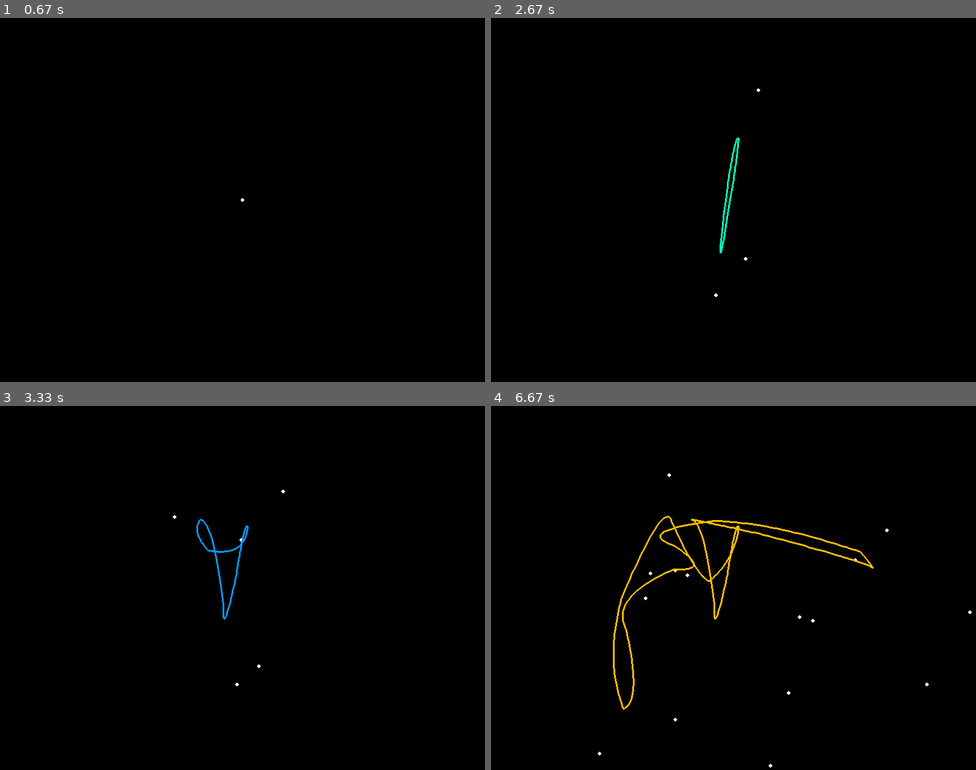
Above: before the commit, frames 1-4 (two rows, left to right).
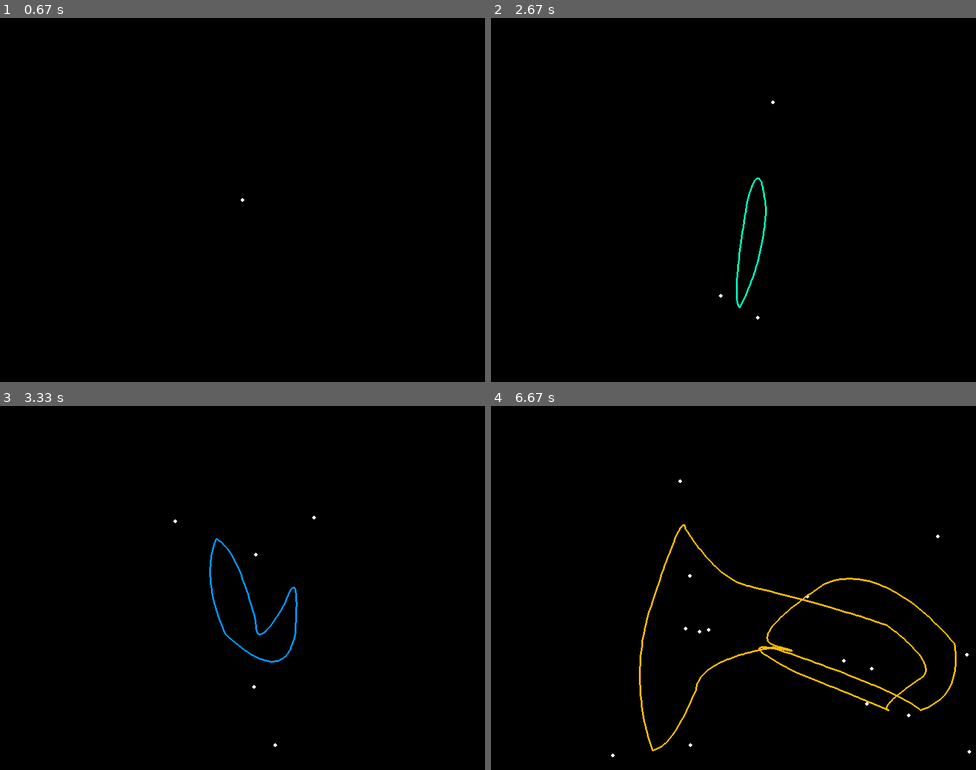
Above: after the commit, the same moments.

Repository: KonstantinSKY/python_lab
Game: pygame game, started from saver/saver.py
The game is run twice, just before and just after one commit, with the same random seed, the same clock (stepped at 60 frames per second) and the same inputs.
Inputs (mouse positions are in pixels of both pictures, inside the frame that each line leads up to):
- Up to frame 1 (0.67 s): click (242, 200) at 0.38 s
- Up to frame 2 (2.67 s): tap P at 0.67 s; hold F1 1-1.47 s; hold F1 1.5-1.97 s; click (743, 76) at 2.05 s; click (709, 294) at 2.38 s
- Up to frame 3 (3.33 s): click (227, 526) at 2.72 s; click (174, 511) at 3.05 s
- Up to frame 4 (6.67 s): click (859, 555) at 3.38 s; click (883, 580) at 3.72 s; click (835, 522) at 4.05 s; click (592, 518) at 4.38 s; click (752, 573) at 4.72 s; click (592, 566) at 5.05 s; click (660, 693) at 5.38 s; click (588, 722) at 5.72 s; click (655, 471) at 6.05 s; click (685, 573) at 6.38 s

Frame 1 is identical in both runs. In frame 2, 0.5% of the frame differs, in the area x 46-59%, y 19-83%; in frame 3, 0.7%; in frame 4, 2.6%, in the area x 22-100%, y 18-100%.

Commit message:
2 step for refactoring saver

Diff:
--- a/account/solution.py
+++ b/account/solution.py
@@ -15,3 +15,6 @@
 
     def __init__(self, commission):
         self.commission = commission
+
+
+print(Account(12).)
--- a/saver/saver.py
+++ b/saver/saver.py
@@ -4,6 +4,9 @@
 import pygame
 import random
 import math
+from datetime import datetime
+import time
+from time import sleep
 
 SCREEN_DIM = (800, 600)
 
@@ -11,57 +14,119 @@
 class Vec2d:
     def __init__(self, point):
         self.point = list(point)
+        self.x = self.point[0]
+        self.y = self.point[1]
 
     def __add__(self, other):
         return Vec2d((self.point[0] + other.point[0], self.point[1] + other.point[1]))
 
-
-class Point:
-    points_new = []
+    def __mul__(self, other):
+        return Vec2d((self.point[0] * other, self.point[1] * other))
+
+    def int_pair(self):
+        return self.x, self.y
+
+
+class Point(Vec2d):
+    points = []
     diameter = 3
     color = (255, 255, 255)
 
     def __init__(self, point):
-        self.point = Vec2d(point)
-        self.speed = Vec2d((random.random(), random.random()))
-        self.x = self.point.point[0]
-        self.y = self.point.point[1]
-        Point.points_new.append(self)
-        print(Point.points_new)
+        super().__init__(point)
+        self.speed = Vec2d((random.random() * 2, random.random() * 2))
+        print(type(self.int_pair()))
+        Point.points.append(self)
+
+
+    def change_add(self, other):
+        self.x += other.x
+        self.y += other.y
+        self.point = [self.x, self.y]
 
     def set(self):
-        self.point += self.speed
-        self.x = self.point.point[0]
-        self.y = self.point.point[1]
-
+        self.change_add(self.speed)
         if self.x > SCREEN_DIM[0] or self.x < 0:
-            self.speed.point[0] *= -1
+            self.speed.x *= -1
         if self.y > SCREEN_DIM[1] or self.y < 0:
-            self.speed.point[1] *= -1
+            self.speed.y *= -1
 
     @classmethod
     def set_points(cls):
         """функция перерасчета координат опорных точек"""
-        [point.set() for point in cls.points_new]
+        [point.set() for point in cls.points]
 
     @classmethod
     def draw_points(cls, display_obj):
-        for point in cls.points_new:
+        for point in cls.points:
             pygame.draw.circle(display_obj, cls.color, (int(point.x), int(point.y)), cls.diameter)
 
 
-# class Polyline:
-#
-#     def __int__(self, point_1, point_2):
-#         pass
-#
-#     @classmethod
-#     def draw_lines(cls, display_obj):
-#         for point in cls.points_new:
-#             pygame.draw.circle(display_obj, cls.color, (int(point.x_point), int(point.y_point)), cls.diameter)
-
-
-# =======================================================================================
+    @classmethod
+    def get_points_list(cls):
+        return [(point.x, point.y) for point in cls.points]
+
+
+class Polyline:
+    width = 3
+    color = (255, 255, 255)
+
+    def __init__(self):
+        self.points = []
+
+
+    def draw_lines(self, display_obj):
+        pts = self.points
+
+        for idx in range(-1, len(pts) - 1):
+            pygame.draw.line(display_obj, color, (int(pts[idx].x), int(pts[idx].y)),
+                             (int(pts[idx + 1].x), int(pts[idx + 1].y)), Polyline.width)
+
+
+class Knot(Polyline):
+    steps = 35
+    alpha = 1 / steps
+
+    def __init__(self):
+        super().__init__()
+        self.smooth_points = []
+
+    def _get_point(self, alpha, deg=None):
+
+        if deg is None:
+            deg = len(self.smooth_points) - 1
+        if deg == 0:
+            return self.smooth_points[0]
+
+        return (self.smooth_points[deg] * alpha) + (self._get_point(alpha, deg - 1) * (1 - alpha))
+
+    def _get_points(self):
+        start_time = datetime.now()
+        res = []
+
+        for i in range(Knot.steps):
+            res.append(self._get_point(i * Knot.alpha))
+        print("_get_points", datetime.now() - start_time)
+        return res
+
+    def get_knot(self, b_p):
+        print("points: ", len(b_p))
+        start_time = datetime.now()
+
+        self.points = []
+
+        if len(b_p) < 3:
+            return
+
+        for idx in range(-2, len(b_p) - 2):
+            self.smooth_points = [(b_p[idx] + b_p[idx+1]) * 0.5, b_p[idx+1], (b_p[idx+1] + b_p[idx+2]) * 0.5]
+            self.points.extend(self._get_points())
+
+        print("Full knot", datetime.now() - start_time)
+
+
+
+# ===========1============================================================================
 # Функции для работы с векторами
 # =======================================================================================
 
@@ -134,34 +199,36 @@
 # =======================================================================================
 # Функции, отвечающие за расчет сглаживания ломаной
 # =======================================================================================
-def get_point(points, alpha, deg=None):
-    if deg is None:
-        deg = len(points) - 1
-    if deg == 0:
-        return points[0]
-    return add(mul(points[deg], alpha), mul(get_point(points, alpha, deg - 1), 1 - alpha))
-
-
-def get_points(base_points, count):
-    alpha = 1 / count
-    res = []
-    for i in range(count):
-        res.append(get_point(base_points, i * alpha))
-    return res
-
-
-def get_knot(points, count):
-    if len(points) < 3:
-        return []
-    res = []
-    for i in range(-2, len(points) - 2):
-        ptn = []
-        ptn.append(mul(add(points[i], points[i + 1]), 0.5))
-        ptn.append(points[i + 1])
-        ptn.append(mul(add(points[i + 1], points[i + 2]), 0.5))
-
-        res.extend(get_points(ptn, count))
-    return res
+# def get_point(points, alpha, deg=None):
+#     if deg is None:
+#         deg = len(points) - 1
+#     if deg == 0:
+#         return points[0]
+#     return add(mul(points[deg], alpha), mul(get_point(points, alpha, deg - 1), 1 - alpha))
+#
+#
+# def get_points(base_points, count):
+#     alpha = 1 / count
+#     res = []
+#     for i in range(count):
+#         res.append(get_point(base_points, i * alpha))
+#     return res
+
+
+# def get_knot(points, count):
+#     if len(points) < 3:
+#         return []
+#     res = []
+#     #print(points)
+#     for i in range(-2, len(points) - 2):
+#         ptn = []
+#         ptn.append(mul(add(points[i], points[i + 1]), 0.5))
+#         ptn.append(points[i + 1])
+#         ptn.append(mul(add(points[i + 1], points[i + 2]), 0.5))
+#        # print(ptn)
+#         # sleep(1)
+#         res.extend(get_points(ptn, count))
+#     return res
 
 
 # def set_points(points, speeds):
@@ -191,8 +258,9 @@
 
     hue = 0
     color = pygame.Color(0)
-
+    K = Knot()
     while working:
+
         for event in pygame.event.get():
             if event.type == pygame.QUIT:
                 working = False
@@ -212,23 +280,29 @@
                     steps -= 1 if steps > 1 else 0
 
             if event.type == pygame.MOUSEBUTTONDOWN:
-                points.append(event.pos)
-                # print(event.pos)
-                #speeds.append((random.random() * 2, random.random() * 2))
-
+                gameDisplay.fill((0, 0, 0))
                 Point(event.pos)
-                #print(Vec2d.points_new)
-
-        gameDisplay.fill((0, 0, 0))
-        hue = (hue + 1) % 360
-        color.hsla = (hue, 100, 50, 100)
+                Point.draw_points(gameDisplay)
+                K.get_knot(Point.points)
+                Point.draw_points(gameDisplay)
+
+        if pause:
+            hue = (hue + 1) % 360
+            color.hsla = (hue, 100, 50, 100)
+            K.draw_lines(gameDisplay)
         # draw_points(points)
-        Point.draw_points(gameDisplay)
-
-        draw_points(get_knot(points, steps), "line", 3, color)
+      #  Point.draw_points(gameDisplay)
+      #  K.draw_lines(gameDisplay)
+        # draw_points(get_knot(Point.get_points_list(), steps), "line", 3, color)
         if not pause:
-            # set_points(points, speeds)  # перерисовываем точки
+            gameDisplay.fill((0, 0, 0))
+            hue = (hue + 1) % 360
+            color.hsla = (hue, 100, 50, 100)
+            Point.draw_points(gameDisplay)
             Point.set_points()
+            K.get_knot(Point.points)
+            K.draw_lines(gameDisplay)
+
         if show_help:
             draw_help()
 
--- /dev/null
+++ b/saver/saver_org.py
@@ -0,0 +1,181 @@
+#!/usr/bin/env python3
+# -*- coding: utf-8 -*-
+
+import pygame
+import random
+import math
+from datetime import datetime
+SCREEN_DIM = (800, 600)
+
+
+# =======================================================================================
+# Функции для работы с векторами
+# =======================================================================================
+
+def sub(x, y):
+    """"возвращает разность двух векторов"""
+    return x[0] - y[0], x[1] - y[1]
+
+
+def add(x, y):
+    """возвращает сумму двух векторов"""
+    return x[0] + y[0], x[1] + y[1]
+
+
+def length(x):
+    """возвращает длину вектора"""
+    return math.sqrt(x[0] * x[0] + x[1] * x[1])
+
+
+def mul(v, k):
+    """возвращает произведение вектора на число"""
+    return v[0] * k, v[1] * k
+
+
+def vec(x, y):
+    """возвращает пару координат, определяющих вектор (координаты точки конца вектора),
+    координаты начальной точки вектора совпадают с началом системы координат (0, 0)"""
+    return sub(y, x)
+
+
+# =======================================================================================
+# Функции отрисовки
+# =======================================================================================
+def draw_points(points, style="points", width=3, color=(255, 255, 255)):
+    """функция отрисовки точек на экране"""
+    if style == "line":
+        for p_n in range(-1, len(points) - 1):
+            pygame.draw.line(gameDisplay, color,
+                             (int(points[p_n][0]), int(points[p_n][1])),
+                             (int(points[p_n + 1][0]), int(points[p_n + 1][1])), width)
+
+    elif style == "points":
+        for p in points:
+            pygame.draw.circle(gameDisplay, color,
+                               (int(p[0]), int(p[1])), width)
+
+
+def draw_help():
+    """функция отрисовки экрана справки программы"""
+    gameDisplay.fill((50, 50, 50))
+    font1 = pygame.font.SysFont("courier", 24)
+    font2 = pygame.font.SysFont("serif", 24)
+    data = []
+    data.append(["F1", "Show Help"])
+    data.append(["R", "Restart"])
+    data.append(["P", "Pause/Play"])
+    data.append(["Num+", "More points"])
+    data.append(["Num-", "Less points"])
+    data.append(["", ""])
+    data.append([str(steps), "Current points"])
+
+    pygame.draw.lines(gameDisplay, (255, 50, 50, 255), True, [
+        (0, 0), (800, 0), (800, 600), (0, 600)], 5)
+    for i, text in enumerate(data):
+        gameDisplay.blit(font1.render(
+            text[0], True, (128, 128, 255)), (100, 100 + 30 * i))
+        gameDisplay.blit(font2.render(
+            text[1], True, (128, 128, 255)), (200, 100 + 30 * i))
+
+
+# =======================================================================================
+# Функции, отвечающие за расчет сглаживания ломаной
+# =======================================================================================
+def get_point(points, alpha, deg=None):
+    if deg is None:
+        deg = len(points) - 1
+    if deg == 0:
+        return points[0]
+    return add(mul(points[deg], alpha), mul(get_point(points, alpha, deg - 1), 1 - alpha))
+
+
+def get_points(base_points, count):
+    start_time = datetime.now()
+    alpha = 1 / count
+    res = []
+    for i in range(count):
+        res.append(get_point(base_points, i * alpha))
+    print("_get_points", datetime.now() - start_time)
+    return res
+
+
+def get_knot(points, count):
+    if len(points) < 3:
+        return []
+    res = []
+    for i in range(-2, len(points) - 2):
+        ptn = []
+        ptn.append(mul(add(points[i], points[i + 1]), 0.5))
+        ptn.append(points[i + 1])
+        ptn.append(mul(add(points[i + 1], points[i + 2]), 0.5))
+
+        res.extend(get_points(ptn, count))
+    return res
+
+
+def set_points(points, speeds):
+    """функция перерасчета координат опорных точек"""
+    for p in range(len(points)):
+        points[p] = add(points[p], speeds[p])
+        if points[p][0] > SCREEN_DIM[0] or points[p][0] < 0:
+            speeds[p] = (- speeds[p][0], speeds[p][1])
+        if points[p][1] > SCREEN_DIM[1] or points[p][1] < 0:
+            speeds[p] = (speeds[p][0], -speeds[p][1])
+
+
+# =======================================================================================
+# Основная программа
+# =======================================================================================
+if __name__ == "__main__":
+    pygame.init()
+    gameDisplay = pygame.display.set_mode(SCREEN_DIM)
+    pygame.display.set_caption("MyScreenSaver")
+
+    steps = 35
+    working = True
+    points = []
+    speeds = []
+    show_help = False
+    pause = True
+
+    hue = 0
+    color = pygame.Color(0)
+
+    while working:
+        for event in pygame.event.get():
+            if event.type == pygame.QUIT:
+                working = False
+            if event.type == pygame.KEYDOWN:
+                if event.key == pygame.K_ESCAPE:
+                    working = False
+                if event.key == pygame.K_r:
+                    points = []
+                    speeds = []
+                if event.key == pygame.K_p:
+                    pause = not pause
+                if event.key == pygame.K_KP_PLUS:
+                    steps += 1
+                if event.key == pygame.K_F1:
+                    show_help = not show_help
+                if event.key == pygame.K_KP_MINUS:
+                    steps -= 1 if steps > 1 else 0
+
+            if event.type == pygame.MOUSEBUTTONDOWN:
+                points.append(event.pos)
+                speeds.append((random.random() * 2, random.random() * 2))
+
+        gameDisplay.fill((0, 0, 0))
+        hue = (hue + 1) % 360
+        color.hsla = (hue, 100, 50, 100)
+        draw_points(points)
+        draw_points(get_knot(points, steps), "line", 3, color)
+        if not pause:
+            set_points(points, speeds)
+        if show_help:
+            draw_help()
+
+        pygame.display.flip()
+
+    pygame.display.quit()
+    pygame.quit()
+    exit(0)
